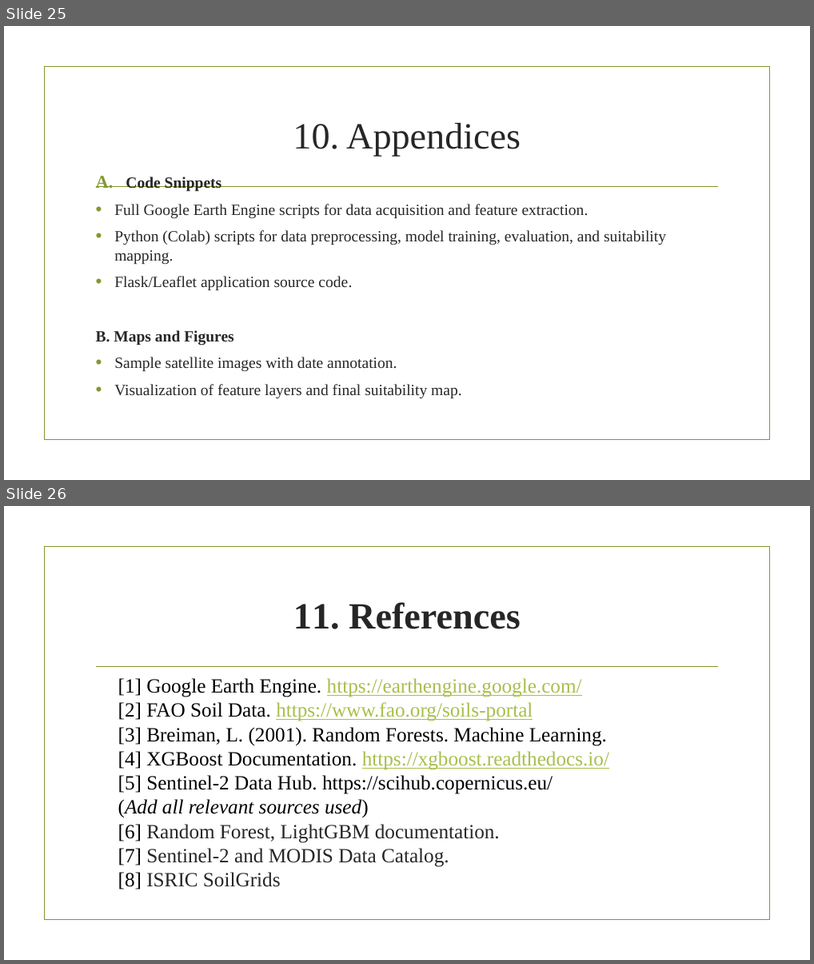
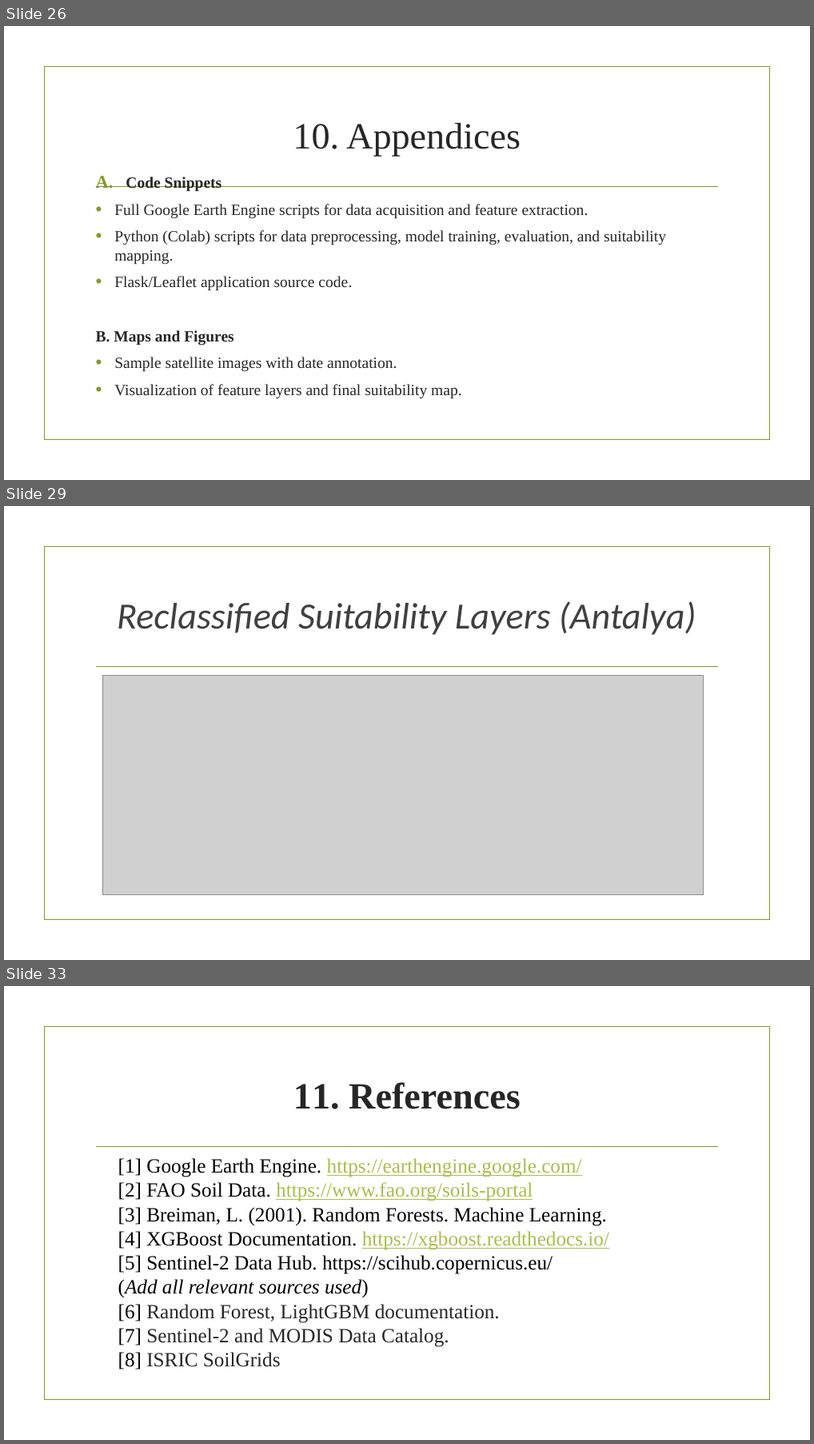
Before and after one commit to abdramanemhtali/GIS_Projects-For-Final-Exams, a slide deck: Projects For Final Exams/Final Project Report Advanced GIS-ML Based Crop Recommendation System for Sustainable.pptx. Shown one above the other, each under a label of ours: slides 25 and 26 before the commit, slides 26, 29 and 33 after it; the slides between them are not shown. The pictures are 814x964 and 814x1444 pixels, drawn with LibreOffice and Linux fonts; fonts in the diff are those of the drawing; grey boxes stand for pictures; background and template pictures are left out. Boxes give left, top, right and bottom in pixels: in the first picture for what was removed or moved away, otherwise in the second. Text is boxed around its words. In the diff, an @@ line names an element or a change of style, - is before the commit and + after.

```diff
--- a/Projects For Final Exams/Final Project Report Advanced GIS-ML Based Crop Recommendation System for Sustainable.pptx
+++ b/Projects For Final Exams/Final Project Report Advanced GIS-ML Based Crop Recommendation System for Sustainable.pptx
@@ slide 29 added at box(4, 506, 810, 960), background picture (left out); not listed: 2 template elements that a slide beside it also shows @@
@@ title added at box(117, 601, 697, 635), 44 pt, text #404040, italic @@
+Reclassified Suitability Layers (Antalya)
@@ picture added at box(102, 676, 704, 895) @@
@@ what was slide 25 is now slide 26 @@
@@ what was slide 26 is now slide 33 @@
```
Also in this commit, not shown: 6 other slides added.
